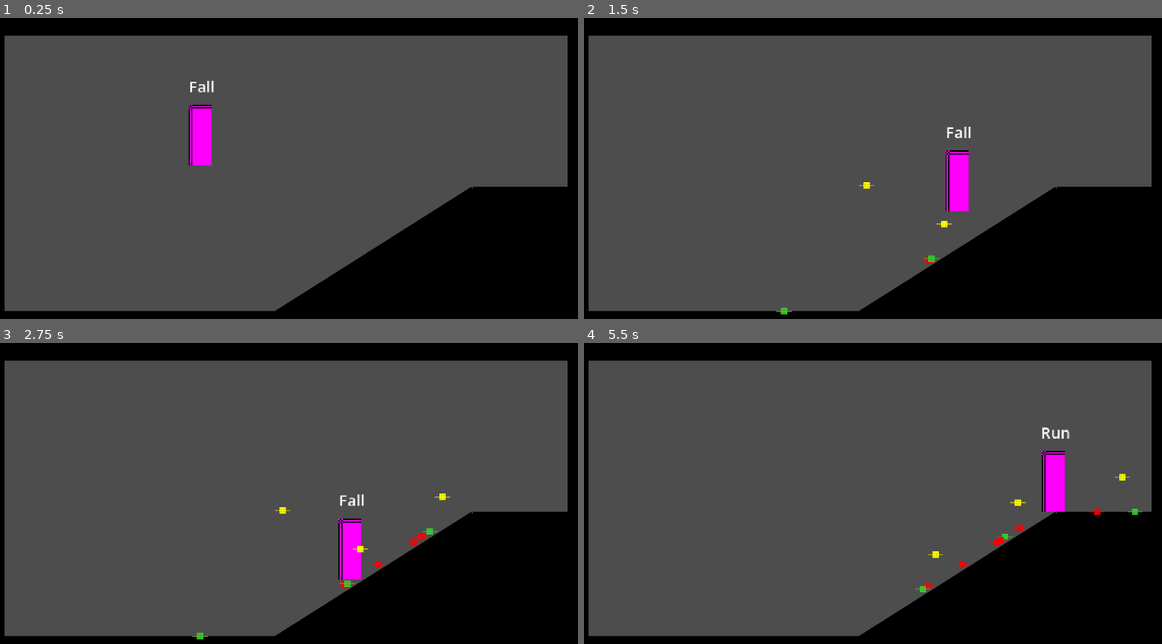
Above: before the commit, frames 1-4 (two rows, left to right).
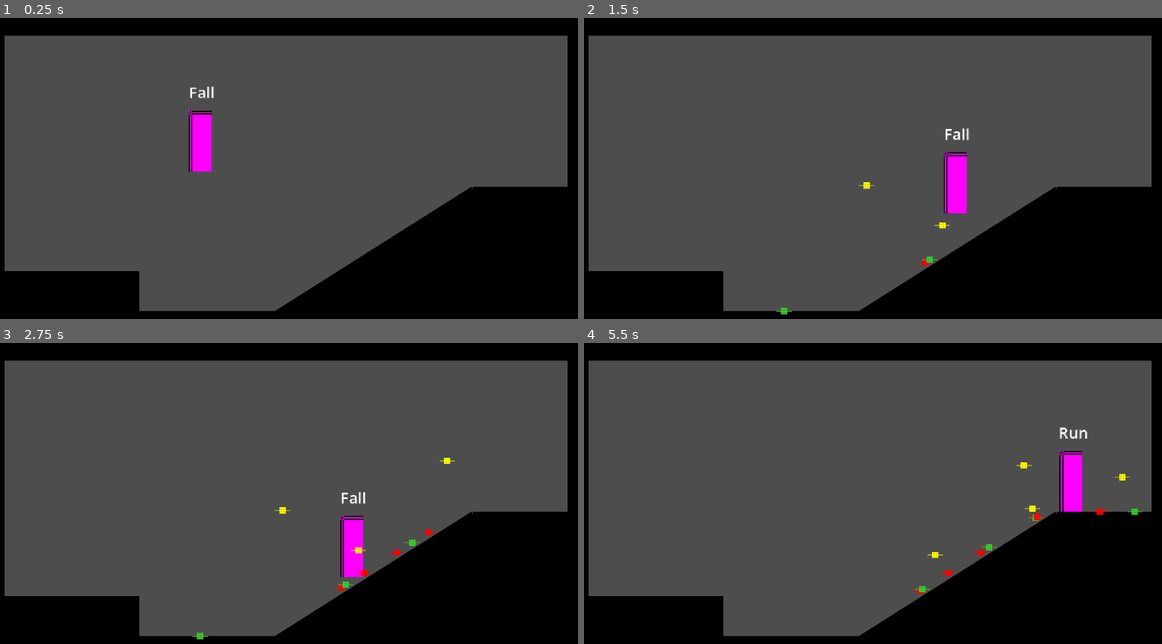
Above: after the commit, the same moments.

Repository: Kaue-Santana42/metroidvania-practice
Game: Godot game, scene res://playground.tscn
Two runs of this game, one before a commit and one after it. Both use one fixed random seed, a clock stepped at 60 frames per second and the inputs below.
Inputs:
- Up to frame 1 (0.25 s): no input
- Up to frame 2 (1.5 s): hold Space (jump) 0.53-1.28 s; hold Right (right) from 0.53 s (still down); tap Space (jump) at 1.35 s
- Up to frame 3 (2.75 s): tap Space (jump) at 1.52, 1.82 s; release Right (right) at 2.03 s; hold Left (left) from 2.03 s (still down); hold Space (jump) from 2.03 s (still down)
- Up to frame 4 (5.5 s): release Left (left) at 2.78 s; release Space (jump) at 2.78 s; hold Right (right) 2.78-4.28 s; tap Space (jump) at 2.85, 3.02, 3.32, 4.35, 4.52, 4.82 s; hold Space (jump) 3.53-4.28 s; hold Left (left) 4.28-5.03 s; hold Right (right) from 5.03 s (still down); hold Space (jump) from 5.03 s (still down)

The runs differ from the first frame. In frame 1, 3.4% of the frame differs, in the area x 0-38%, y 20-98%; in frame 2, 3.7%; in frame 3, 4.0%; in frame 4, 5.1%, in the area x 0-95%, y 28-98%.

Commit message:
Coyote timer and jump buffer
Getting my routine back on track and coming back stronger. Learning godot step-by-step on my pace, I feel that I'm understading now the states machine. Read more about it

Diff:
--- a/player/scripts/player.gd
+++ b/player/scripts/player.gd
@@ -18,6 +18,7 @@
 #region /// standard variables
 var direction : Vector2 = Vector2.ZERO
 var gravity : float = 980
+var gravity_multiplier : float = 1.0
 #endregion
 
 func _ready() -> void:
@@ -34,7 +35,7 @@
 	pass
 
 func _physics_process(_delta: float) -> void:
-	velocity.y += gravity * _delta
+	velocity.y += gravity * _delta * gravity_multiplier
 	move_and_slide()
 	change_state( current_state.physics_process( _delta ) )
 
--- a/player/states/fall.gd
+++ b/player/states/fall.gd
@@ -1,4 +1,11 @@
 class_name PlayerStateFall extends PlayerState
+
+@export var fall_gravity_multiplier : float = 1.165
+@export var coyote_time : float = 0.125
+@export var jump_buffer_time : float = 0.2
+
+var coyote_timer : float = 0
+var buffer_timer : float = 0
 
 func _init() -> void:
 
@@ -6,23 +13,37 @@
 
 func enter() -> void:
 	# Play animation
+	player.gravity_multiplier = fall_gravity_multiplier
+
+	if player.previous_state == jump:
+		coyote_timer = 0
+	else:
+		coyote_timer = coyote_time
 	pass
 
 func exit() -> void:
-
+	player.gravity_multiplier = 1.0
 	pass
 
 func handle_input( _event : InputEvent ) -> PlayerState:
 	# Handle Input
+	if _event.is_action_pressed("jump"):
+		if coyote_timer > 0:
+			return jump
+		else:
+			buffer_timer = jump_buffer_time
 	return next_state
 
 func process( _delta: float) -> PlayerState:
-
+	coyote_timer -= _delta
+	buffer_timer -= _delta
 	return next_state
 
 func physics_process( _delta: float) -> PlayerState:
 	if player.is_on_floor():
 		player.add_debug_indicator( )
+		if buffer_timer > 0:
+			return jump
 		return idle
 
 	player.velocity.x = player.direction.x * player.move_speed
--- a/playground.tscn
+++ b/playground.tscn
@@ -82,3 +82,13 @@
 
 [node name="Player" parent="." unique_id=120384565 instance=ExtResource("1_rupst")]
 position = Vector2(172, 84)
+
+[node name="left_platform" type="Sprite2D" parent="." unique_id=1133400607]
+position = Vector2(69.82644, 235.22838)
+scale = Vector2(3.385847, 2.2017741)
+texture = SubResource("GradientTexture2D_g4v7s")
+
+[node name="StaticBody2D" type="StaticBody2D" parent="left_platform" unique_id=1268997588]
+
+[node name="CollisionShape2D" type="CollisionShape2D" parent="left_platform/StaticBody2D" unique_id=1477631818]
+shape = SubResource("RectangleShape2D_g4v7s")
